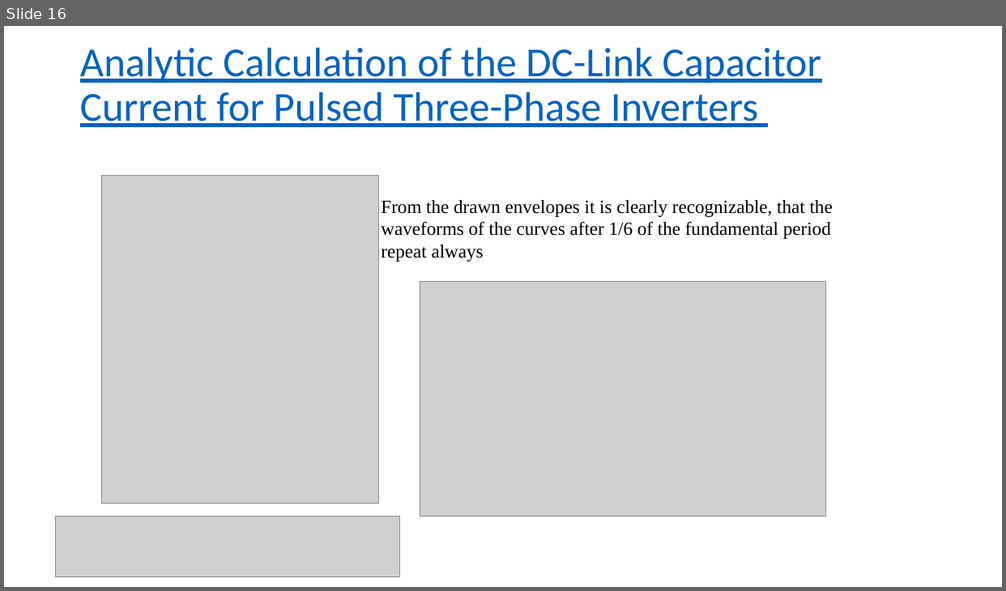
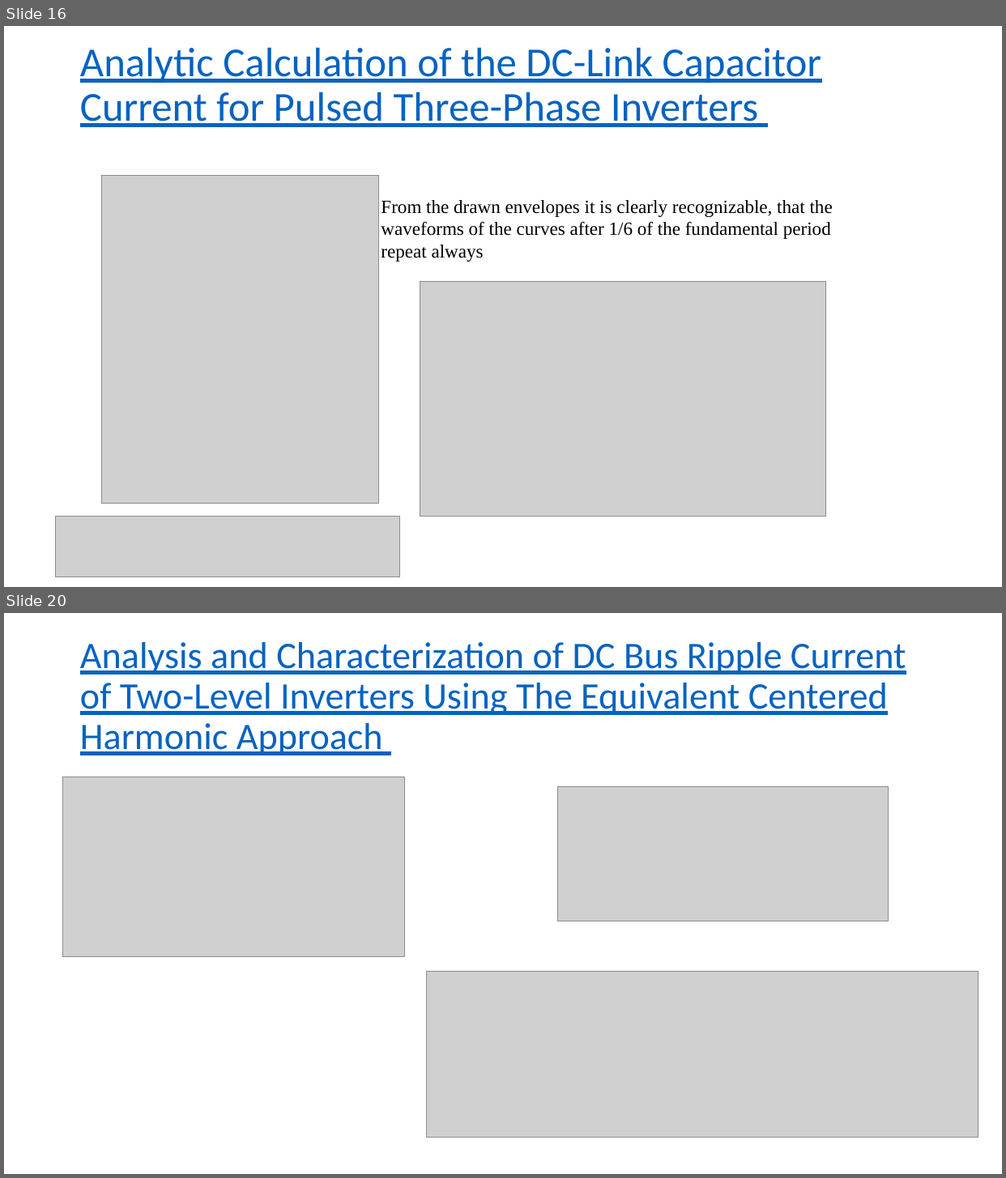
Before and after one commit to EnesAyaz/Studies, a slide deck: Reports/IMMD/Literature_review2.pptx. Shown one above the other, each under a label of ours: slide 16 before the commit, slides 16 and 20 after it; the slides between them are not shown. The pictures are 1006x591 and 1006x1178 pixels, drawn with LibreOffice and Linux fonts; fonts in the diff are those of the drawing; grey boxes stand for pictures. Boxes give left, top, right and bottom in pixels: in the first picture for what was removed or moved away, otherwise in the second. Text is boxed around its words. In the diff, an @@ line names an element or a change of style, - is before the commit and + after.

```diff
--- a/Reports/IMMD/Literature_review2.pptx
+++ b/Reports/IMMD/Literature_review2.pptx
@@ slide 20 added at (4, 613, 1002, 1174), background #FFFFFF @@
@@ title added at (80, 642, 906, 756), 36 pt, text #0563C1, underline @@
+Analysis and Characterization of DC Bus Ripple Current of Two-Level Inverters Using The Equivalent Centered Harmonic Approach
@@ picture added at (63, 777, 404, 956) @@
@@ picture added at (558, 787, 889, 922) @@
@@ picture added at (426, 972, 978, 1138) @@
```
Also in this commit, not shown: 2 slides changed, 5 other slides added, 10 other files.
